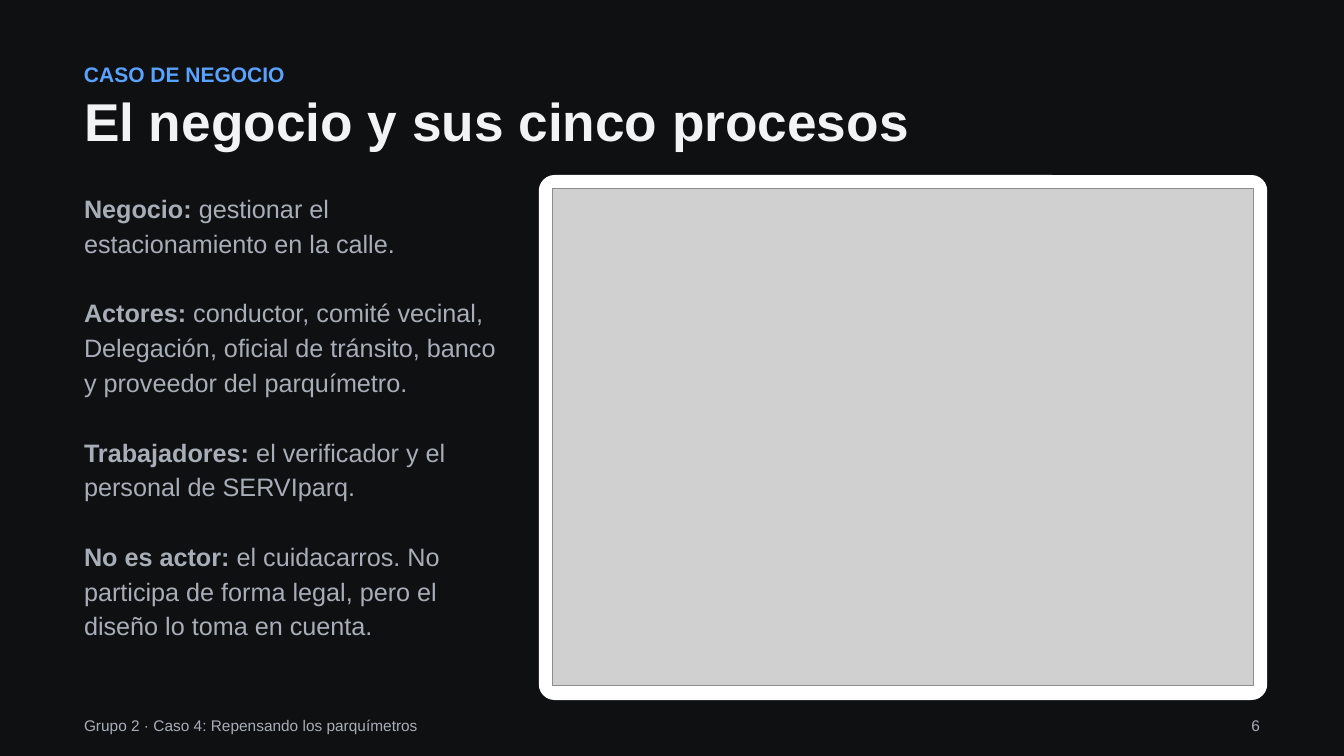
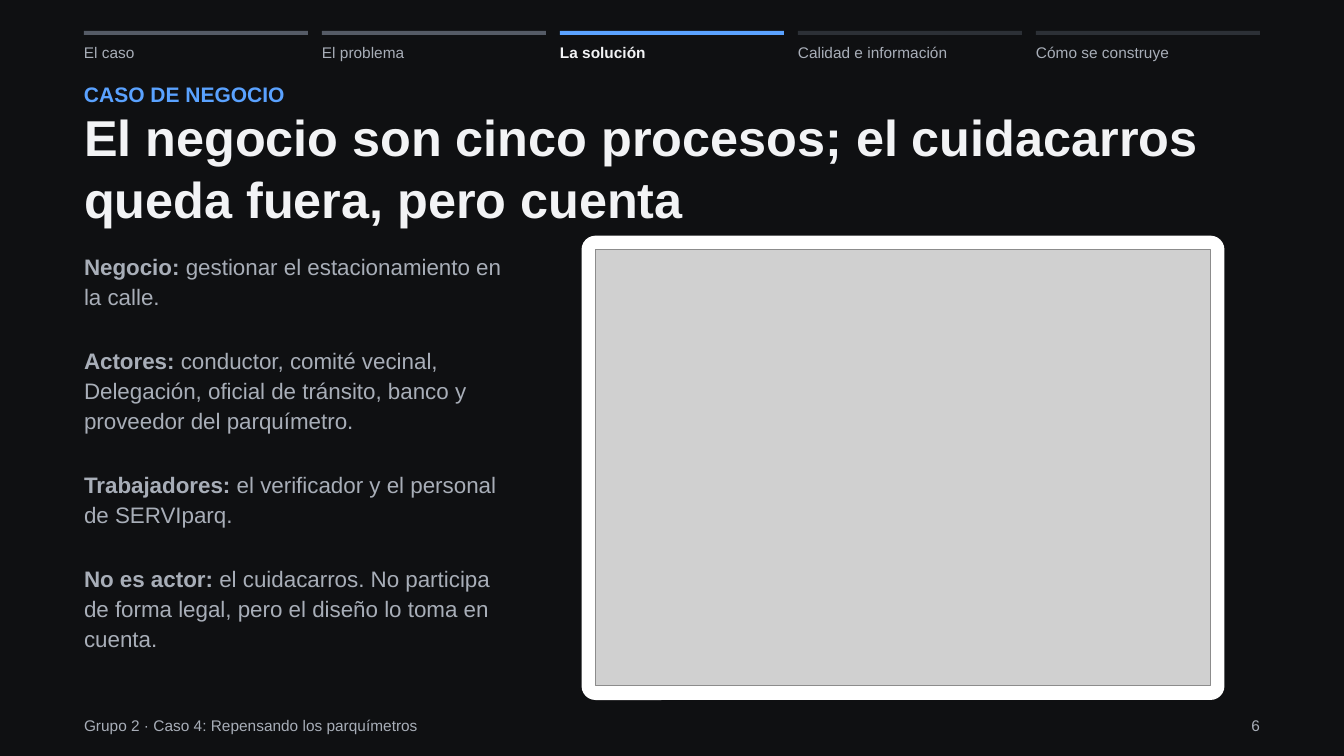
Before and after one commit to Santiago78op/MCP-AYD, a slide deck: slide 6 of boveda/08-Tareas/Grupo2_CasoParquimetros_Presentacion.pptx. Drawn at 1344x756 pixels with LibreOffice and Linux fonts; fonts in the diff are those of the drawing; grey boxes stand for pictures. Boxes give left, top, right and bottom in pixels: in the first picture for what was removed or moved away, otherwise in the second. Text is boxed around its words. In the diff, an @@ line names an element or a change of style, - is before the commit and + after.

```diff
--- a/boveda/08-Tareas/Grupo2_CasoParquimetros_Presentacion.pptx
+++ b/boveda/08-Tareas/Grupo2_CasoParquimetros_Presentacion.pptx
@@ rectangle added at box(84, 31, 308, 35), fill #555B66 @@
@@ text added at box(84, 47, 135, 58), 11 pt, text #A8AEB8 @@
+El caso
@@ rectangle added at box(322, 31, 545, 35), fill #555B66 @@
@@ text added at box(322, 47, 404, 61), 11 pt, text #A8AEB8 @@
+El problema
@@ text added at box(560, 46, 645, 58), 11 pt, text #F2F3F5, bold @@
+La solución
@@ rectangle added at box(561, 31, 784, 35), fill #5AA2FF @@
@@ text added at box(798, 46, 947, 58), 11 pt, text #A8AEB8 @@
+Calidad e información
@@ rectangle added at box(799, 31, 1022, 35), fill #2C3036 @@
@@ rectangle added at box(1036, 31, 1260, 35), fill #2C3036 @@
@@ text added at box(1036, 46, 1169, 61), 11 pt, text #A8AEB8 @@
+Cómo se construye
@@ text "CASO DE NEGOCIO": place and size @@
-text "CASO DE NEGOCIO" at box(84, 67, 284, 83)
+text "CASO DE NEGOCIO" at box(84, 87, 284, 103)
@@ text at box(84, 119, 1198, 228): text changed; size 38 to 36 pt @@
-El negocio y sus cinco procesos
+El negocio son cinco procesos; el cuidacarros queda fuera, pero cuenta
@@ rounded rectangle: place and size @@
-rounded rectangle at box(539, 175, 1268, 701)
+rounded rectangle at box(582, 236, 1225, 701)
@@ text "Negocio: gestionar el estacionamiento en ...": place and size @@
-text "Negocio: gestionar el estacionamiento en ..." at box(84, 199, 496, 635)
+text "Negocio: gestionar el estacionamiento en ..." at box(84, 259, 501, 647)
@@ text "Negocio: gestionar el estacionamiento en ..." at box(84, 259, 501, 647): size 18 to 16 pt; line spacing 1.15 to 1.12 @@
@@ picture: place and size @@
-picture at box(553, 190, 1253, 687)
+picture at box(596, 250, 1211, 687)
```
Also in this commit, not shown: 13 other slides changed, 22 other files.
